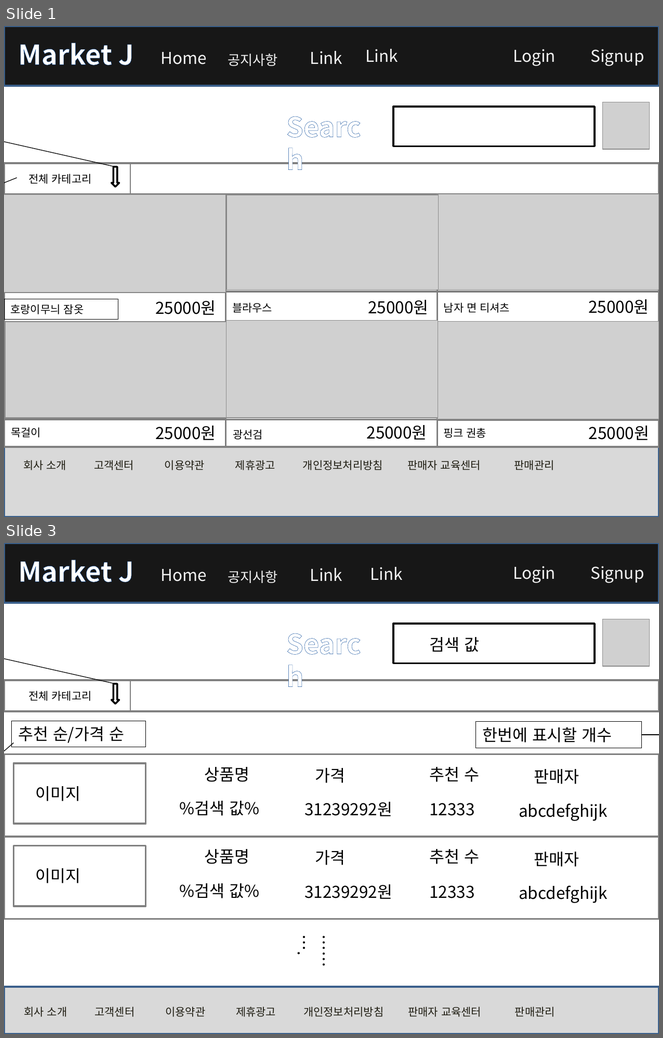
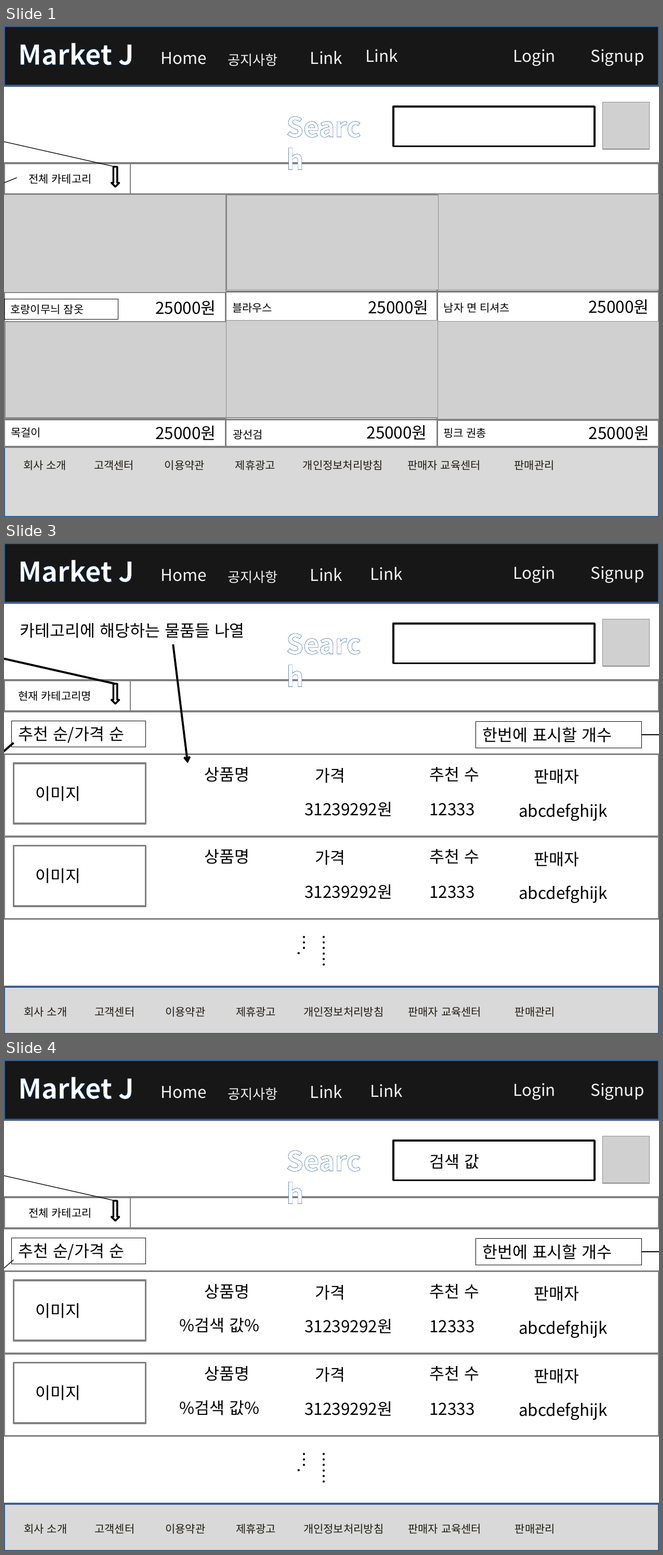
Before and after one commit to rosangels2/market, a slide deck: 포트폴리오/스토리보드/스토리보드.pptx. Shown one above the other, each under a label of ours: slides 1 and 3 before the commit, slides 1, 3 and 4 after it; the slides between them are not shown. The pictures are 663x1038 and 663x1555 pixels, drawn with LibreOffice and Linux fonts; fonts in the diff are those of the drawing; grey boxes stand for pictures. Boxes give left, top, right and bottom in pixels: in the first picture for what was removed or moved away, otherwise in the second. Text is boxed around its words. In the diff, an @@ line names an element or a change of style, - is before the commit and + after.

```diff
--- a/포트폴리오/스토리보드/스토리보드.pptx
+++ b/포트폴리오/스토리보드/스토리보드.pptx
@@ slide 3 added at (4,543,659,1034), background #FFFFFF @@
@@ group added at (4,543,659,603): 7 texts, 1 rectangle @@
+Home
+공지사항
+Link
+Link
+Signup
+Login
+Market J
@@ picture added at (603,619,650,667) @@
@@ text added at (20,623,245,638), 18 pt, text #000000 @@
+카테고리에 해당하는 물품들 나열
@@ text added at (280,624,383,664), 30 pt, text #FFFFFF, bold @@
+Search
@@ rectangle added at (393,624,594,664), fill #FFFFFF, outline #000000 2 pt @@
@@ arrow added from (173, 644) to (188, 763), #000000 2.25 pt @@
@@ arrow added from (115, 684) to (4, 654), #000000 2.25 pt @@
@@ rectangle added at (4,681,659,711), fill #FFFFFF, outline #808080 2 pt @@
@@ line added from (130, 681) to (130, 711), #808080 0.75 pt @@
@@ text added at (18,691,91,701), 12 pt, text #000000 @@
+현재 카테고리명
@@ down arrow added at (112,684,119,704), fill #FFFFFF, outline #000000 2 pt @@
@@ rectangle added at (12,721,146,747), outline #000000 0.75 pt, 18 pt, text #000000 @@
+추천 순/가격 순
@@ rectangle added at (476,722,642,748), outline #000000 0.75 pt, 18 pt, text #000000 @@
+한번에 표시할 개수
@@ arrow added from (14, 743) to (4, 780), #000000 2.25 pt @@
@@ arrow added from (642, 735) to (659, 735), #000000 0.75 pt @@
@@ group added at (4,755,659,837): 8 texts, 2 rectangles @@
+이미지
+상품명
+가격
+31239292원
+추천 수
+12333
+판매자
+abcdefghijk
@@ group added at (4,837,659,919): 8 texts, 2 rectangles @@
+이미지
+상품명
+가격
+31239292원
+추천 수
+12333
+판매자
+abcdefghijk
@@ text added at (304,928,337,990), 18 pt, text #000000 @@
+……….
@@ rectangle added at (4,987,659,1034), fill #D9D9D9, outline #3A5F8C 2 pt @@
@@ text added at (24,1007,555,1017), 12 pt, text #1E1C11 @@
+회사 소개 고객센터 이용약관 제휴광고 개인정보처리방침 판매자 교육센터 판매관리
@@ what was slide 3 is now slide 4 @@
```
Also in this commit, not shown: 11 slides changed, 5 other slides added, 6 other files.
